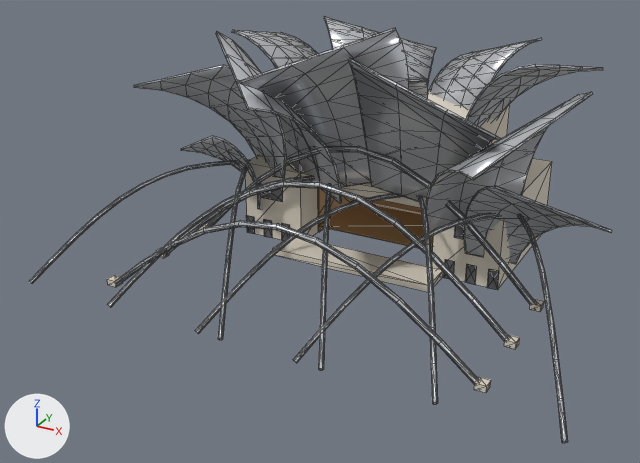
One commit to the glTF model assets/buildings/chicago/pritzker_pavilion_lod1.glb: the scene before it, then after it.
One viewpoint serves both versions: a 50 mm lens placed at (57.8, -121.3, 63.6), pointed at (-3.4, -9.9, 7.9). The lights are fixed; the arrows at lower left show +X, +Y and +Z. The picture after the commit comes second. Mesh edges are drawn as thin lines.

In view in the first picture: 'dark', 'pritzker_steel', 'pritzker_stone', 'wood'.
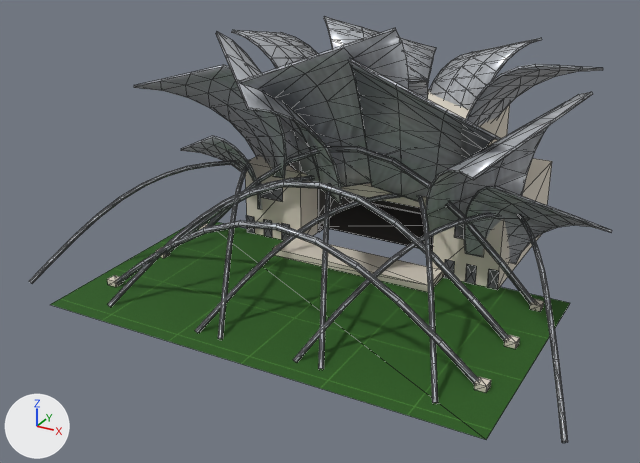
The newer file is also turned or shifted as a whole; pictures and numbers use the older file's frame.

Boxes (x1, y1, x2, y2) around the edits, measured in the pictures (640 x 463 px):
'pritzker_lawn', added (green)
    after: (50, 221, 570, 440)
'wood', recoloured (brown to dark grey)
    both: (318, 188, 433, 251)

What the commit changed:
Picture 'pritzker_lawn_base' (img_pritzker_lawn_base) is new.
Material 'pritzker_stage' (mat_pritzker_stage) is new.
Its base color is (0.07, 0.065, 0.06) (dark grey #4b4845).
Its roughness is 0.8.
Material 'pritzker_lawn' (mat_pritzker_lawn) is new.
Its texture is img_pritzker_lawn_base.
Its roughness is 0.95.
me_wood has 36 vertices, 60 faces and spans x -12.0..12.0, y 4.9..18.9, z 0.3..11.3.
me_wood no longer uses material mat_pritzker_wood (brown #c49b6c).
me_wood gains material mat_pritzker_stage (dark grey #4b4845).
Mesh me_pritzker_lawn is new.
It has 4 vertices, 2 faces and spans x -34.0..34.0, y -36.2..1.8, z 0.3.
It uses material mat_pritzker_lawn (picture img_pritzker_lawn_base).
Object 'pritzker_lawn' (ob_pritzker_lawn) is new; it shows me_pritzker_lawn.
Its location is (0.0, -1.9, 0.0).
